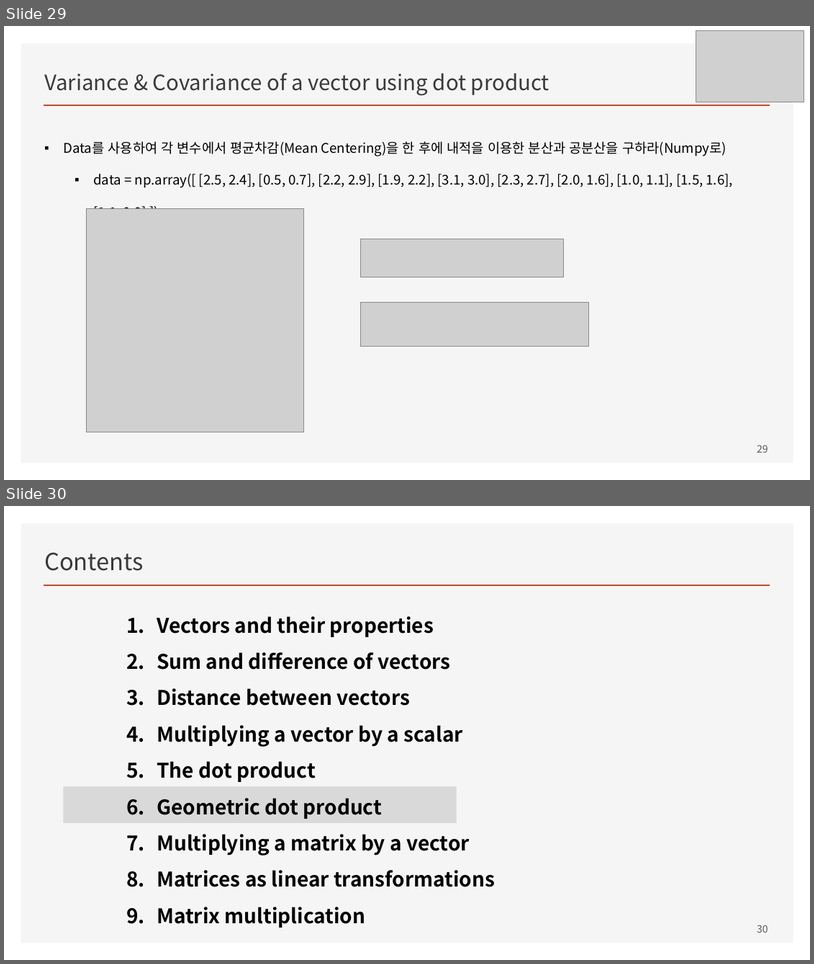
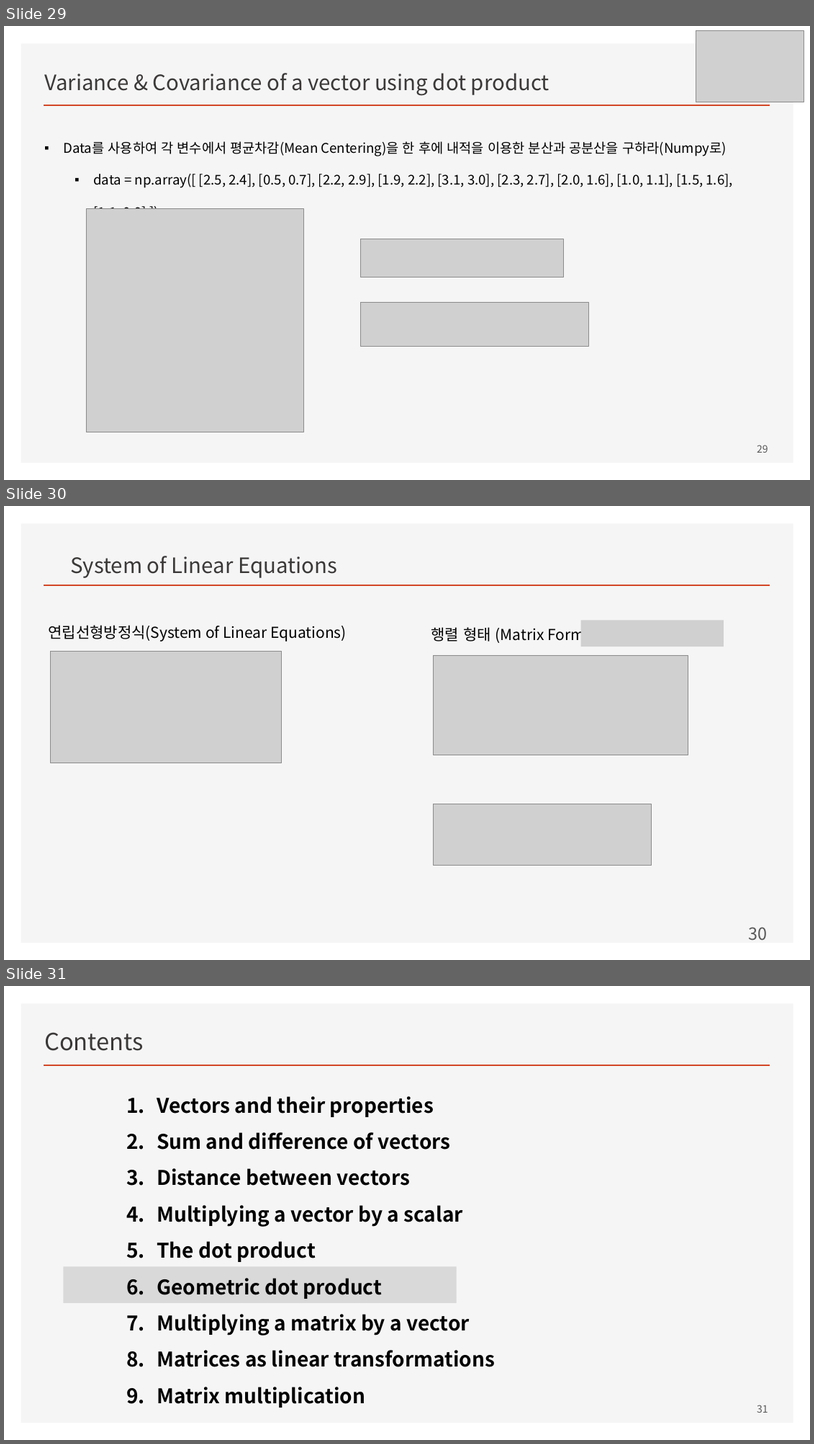
Before and after one commit to ancestor9/mathematics-for-machine-learning, a slide deck: w3_Vectors_and_Linear_Transformations.pptx. Shown one above the other, each under a label of ours: slides 29 and 30 before the commit, slides 29, 30 and 31 after it. The pictures are 814x964 and 814x1444 pixels, drawn with LibreOffice and Linux fonts; fonts in the diff are those of the drawing; grey boxes stand for pictures; background and template pictures are left out. Boxes give left, top, right and bottom in pixels: in the first picture for what was removed or moved away, otherwise in the second. Text is boxed around its words. In the diff, an @@ line names an element or a change of style, - is before the commit and + after.

```diff
--- a/w3_Vectors_and_Linear_Transformations.pptx
+++ b/w3_Vectors_and_Linear_Transformations.pptx
@@ slide 30 added at [4,506,810,960], background picture (left out); not listed: 2 template elements that a slide beside it also shows @@
@@ title added at [70,556,337,578], 25.2 pt, text #3B3838 @@
+System of Linear Equations
@@ text added at [49,625,347,641], 18 pt, text #000000 @@
+연립선형방정식(System of Linear Equations)
@@ text added at [432,627,590,643], 18 pt, text #000000 @@
+행렬 형태 (Matrix Form)
@@ picture added at [581,620,724,646] @@
@@ picture added at [51,651,282,763] @@
@@ picture added at [434,655,688,754] @@
@@ picture added at [434,803,652,865] @@
@@ page number added at [749,926,768,940], 20 pt, text #595959 @@
+30
@@ what was slide 30 is now slide 31 @@
@@ page number at [757,1404,769,1412]: text changed @@
-30
+31
```
Also in this commit, not shown: 2 slides changed, 2 other files.
